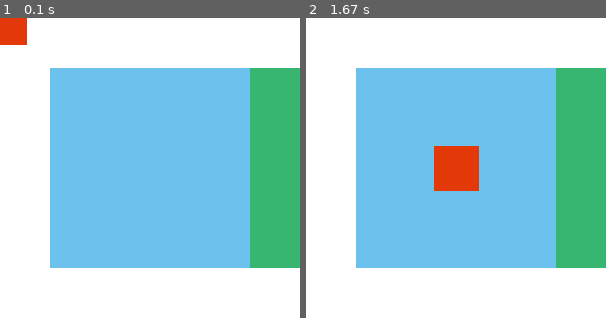
Above: before the commit, frames 1-2 (left to right).
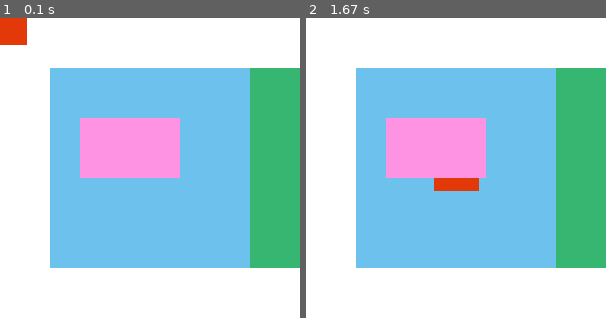
Above: after the commit, the same moments.

Repository: italogama/PyGame-LearnCafe
Game: pygame game, started from Aula 4 Inicio/Aula 04.py
Same seed, same stepped clock (60 frames per second), same inputs: the game is played once before the commit and once after it.
Inputs (mouse positions are in pixels of both pictures, inside the frame that each line leads up to):
- Up to frame 1 (0.1 s): no input
- Up to frame 2 (1.67 s): click (456, 168) at 0.38 s

The runs differ from the first frame. In frame 1, 6.7% of the frame differs, in the area x 26-60%, y 33-54%; in frame 2, 6.7%.

Commit message:
Aula 15 - Objeto acompanhando o mouse

Diff:
--- a/Aula 4 Inicio/Aula 04.py
+++ b/Aula 4 Inicio/Aula 04.py
@@ -7,9 +7,10 @@
     pygame.display.set_caption("Iniciando com PyGame") #Exibindo titulo do game
     relogio = pygame.time.Clock()
     cor_branca = (255,255,255)
-    cor_azul = (108,194,236) #variaveius de corer, # RGB
+    cor_azul = (108,194,236) #variaveis de corer, # RGB
     cor_verde = (54,182,112)
     cor_vermelha = (227,57,9)
+    cor_rosa = (253, 147, 226)
     sup = pygame.Surface((200, 200))
     sup.fill(cor_azul)
 
@@ -17,6 +18,7 @@
     sup2.fill(cor_verde)
 
     ret = pygame.Rect(10, 10, 45, 45)
+    ret2 = pygame.Rect(80, 100, 100, 60)
 
 
     sair = False
@@ -27,7 +29,7 @@
                 sair = True #no momento que o sair passa a ser True, ele sai do while e executa o Quit
 
             if event.type == pygame.MOUSEBUTTONDOWN:
-                ret = ret.move(15, 150) #Movimenta o retangulo ao clicar
+                pygame.mouse.set_pos(150, 150) #Movimenta o retangulo ao clicar
 
             #if event.type == pygame.MOUSEMOTION:
                 #ret = ret.move(-10, -10)
@@ -62,6 +64,7 @@
         ret.left -= ret.width/2   #Coloca cursos no centro do objeto ret
         ret.top -= ret.height/2
         pygame.draw.rect(tela, cor_vermelha, ret) #inserindo retangulo
+        pygame.draw.rect(tela, cor_rosa, ret2)
         pygame.display.update() #Chamar atualização na Tela
 
     pygame.quit() #Quita o game ao clicar no X
